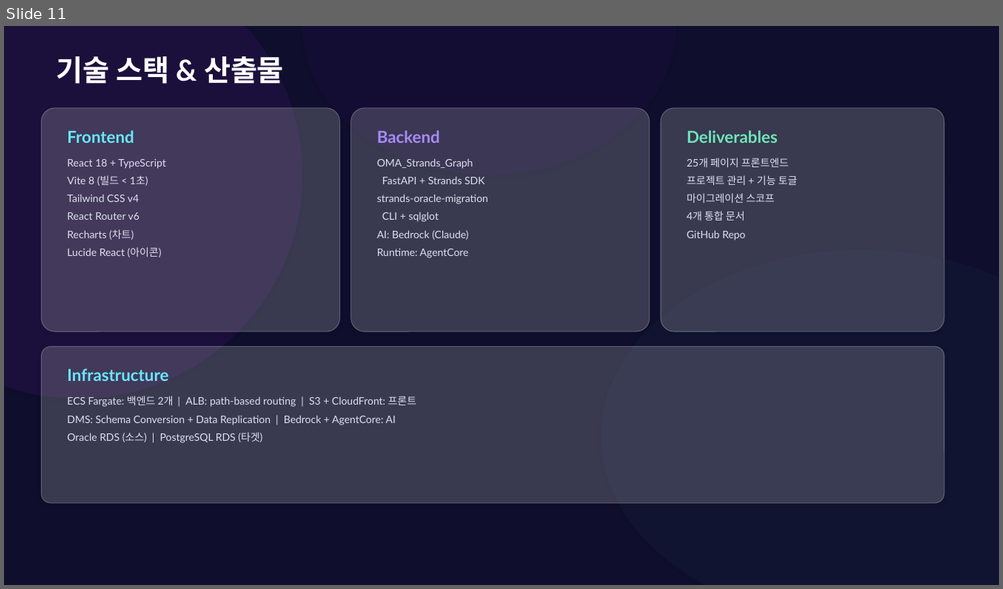
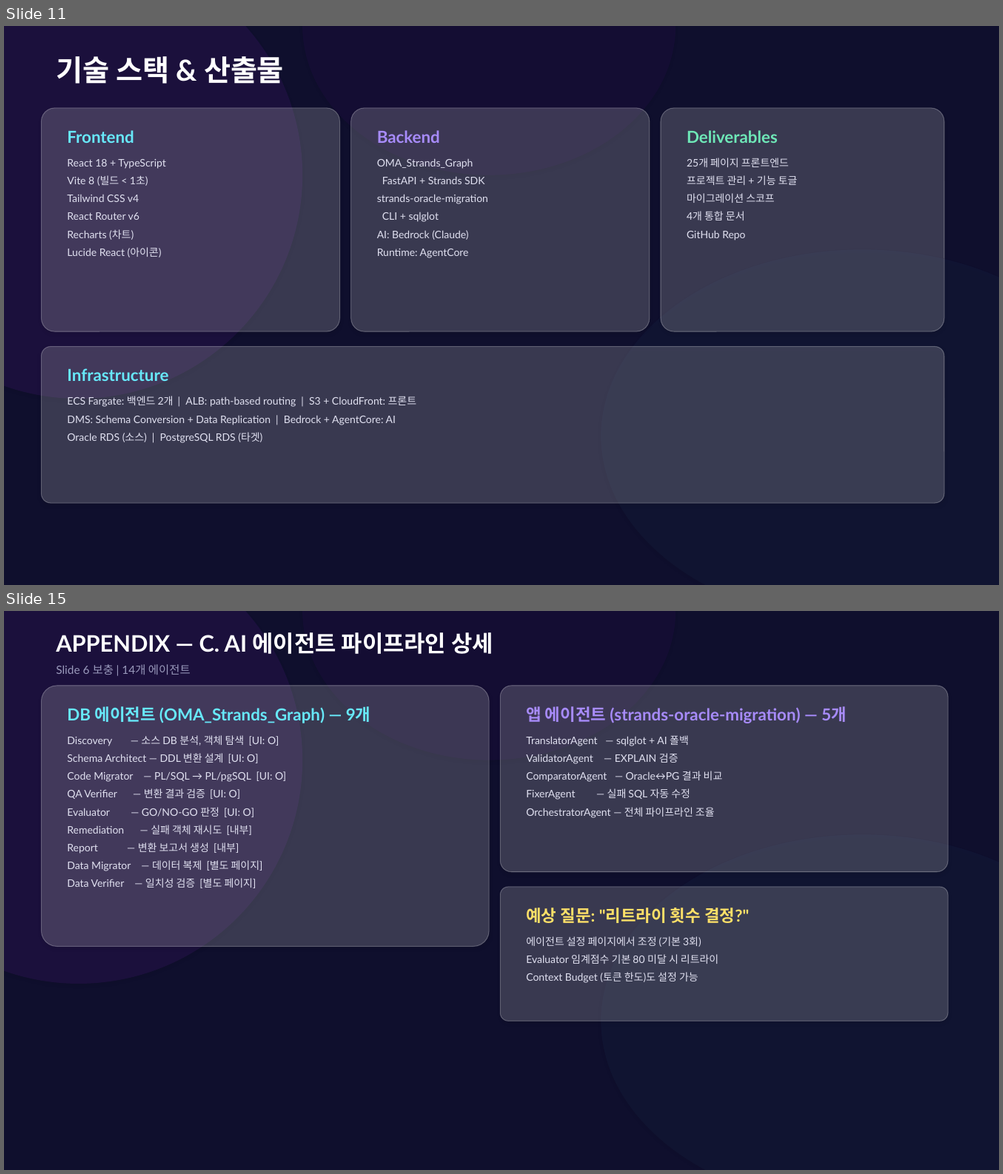
Before and after one commit to netsgo0319/oma-front, a slide deck: pptx/OMA_WebUI_v2_Glassmorphism.pptx. Shown one above the other, each under a label of ours: slide 11 before the commit, slides 11 and 15 after it; the slides between them are not shown. The pictures are 1003x589 and 1003x1174 pixels, drawn with LibreOffice and Linux fonts; fonts in the diff are those of the drawing. Boxes give left, top, right and bottom in pixels: in the first picture for what was removed or moved away, otherwise in the second. Text is boxed around its words. In the diff, an @@ line names an element or a change of style, - is before the commit and + after.

```diff
--- a/pptx/OMA_WebUI_v2_Glassmorphism.pptx
+++ b/pptx/OMA_WebUI_v2_Glassmorphism.pptx
@@ slide 15 added at (4, 611, 999, 1170), background #0F0F2D @@
@@ ellipse added at (4, 611, 302, 984), fill #6B21A8 at 15% opacity @@
@@ text added at (56, 632, 493, 654), 22 pt, text #FFFFFF, bold @@
+APPENDIX — C. AI 에이전트 파이프라인 상세
@@ ellipse added at (302, 611, 675, 760), fill #3B096B at 15% opacity @@
@@ text added at (56, 664, 190, 675), 11 pt, text #9999BB @@
+Slide 6 보충 | 14개 에이전트
@@ rounded rectangle added at (41, 686, 489, 947), fill #FFFFFF at 18% opacity, outline #FFFFFF 0.75 pt @@
@@ rounded rectangle added at (500, 686, 948, 872), fill #FFFFFF at 18% opacity, outline #FFFFFF 0.75 pt @@
@@ text added at (67, 706, 371, 723), 16 pt, text #67E8F9, bold @@
+DB 에이전트 (OMA_Strands_Graph) — 9개
@@ text added at (526, 706, 846, 723), 16 pt, text #A78BFA, bold @@
+앱 에이전트 (strands-oracle-migration) — 5개
@@ text added at (67, 735, 279, 746), 10 pt, text #E0E0F0 @@
+Discovery — 소스 DB 분석, 객체 탐색 [UI: O]
@@ text added at (526, 735, 688, 746), 10 pt, text #E0E0F0 @@
+TranslatorAgent — sqlglot + AI 폴백
@@ text added at (67, 753, 258, 763), 10 pt, text #E0E0F0 @@
+Schema Architect — DDL 변환 설계 [UI: O]
@@ text added at (526, 753, 678, 764), 10 pt, text #E0E0F0 @@
+ValidatorAgent — EXPLAIN 검증
@@ text added at (67, 772, 286, 782), 10 pt, text #E0E0F0 @@
+Code Migrator — PL/SQL → PL/pgSQL [UI: O]
@@ text added at (526, 771, 723, 782), 10 pt, text #E0E0F0 @@
+ComparatorAgent — Oracle↔PG 결과 비교
@@ text added at (67, 789, 240, 799), 10 pt, text #E0E0F0 @@
+QA Verifier — 변환 결과 검증 [UI: O]
@@ text added at (67, 807, 254, 817), 10 pt, text #E0E0F0 @@
+Evaluator — GO/NO-GO 판정 [UI: O]
@@ text added at (526, 789, 690, 800), 10 pt, text #E0E0F0 @@
+FixerAgent — 실패 SQL 자동 수정
@@ text added at (526, 807, 714, 818), 10 pt, text #E0E0F0 @@
+OrchestratorAgent — 전체 파이프라인 조율
@@ text added at (67, 825, 252, 835), 10 pt, text #E0E0F0 @@
+Remediation — 실패 객체 재시도 [내부]
@@ text added at (67, 843, 239, 854), 10 pt, text #E0E0F0 @@
+Report — 변환 보고서 생성 [내부]
@@ ellipse added at (601, 834, 999, 1170), fill #1E3A5F at 15% opacity @@
@@ text added at (67, 860, 263, 871), 10 pt, text #E0E0F0 @@
+Data Migrator — 데이터 복제 [별도 페이지]
@@ text added at (67, 878, 256, 889), 10 pt, text #E0E0F0 @@
+Data Verifier — 일치성 검증 [별도 페이지]
@@ rounded rectangle added at (500, 887, 948, 1022), fill #FFFFFF at 18% opacity, outline #FFFFFF 0.75 pt @@
@@ text added at (526, 908, 748, 923), 16 pt, text #FDE068, bold @@
+예상 질문: "리트라이 횟수 결정?"
@@ text added at (526, 937, 701, 947), 10 pt, text #E0E0F0 @@
+에이전트 설정 페이지에서 조정 (기본 3회)
@@ text added at (526, 954, 718, 964), 10 pt, text #E0E0F0 @@
+Evaluator 임계점수 기본 80 미달 시 리트라이
@@ text added at (526, 972, 698, 983), 10 pt, text #E0E0F0 @@
+Context Budget (토큰 한도)도 설정 가능
```
Also in this commit, not shown: 3 slides changed, 6 other slides added, 1 other file.
